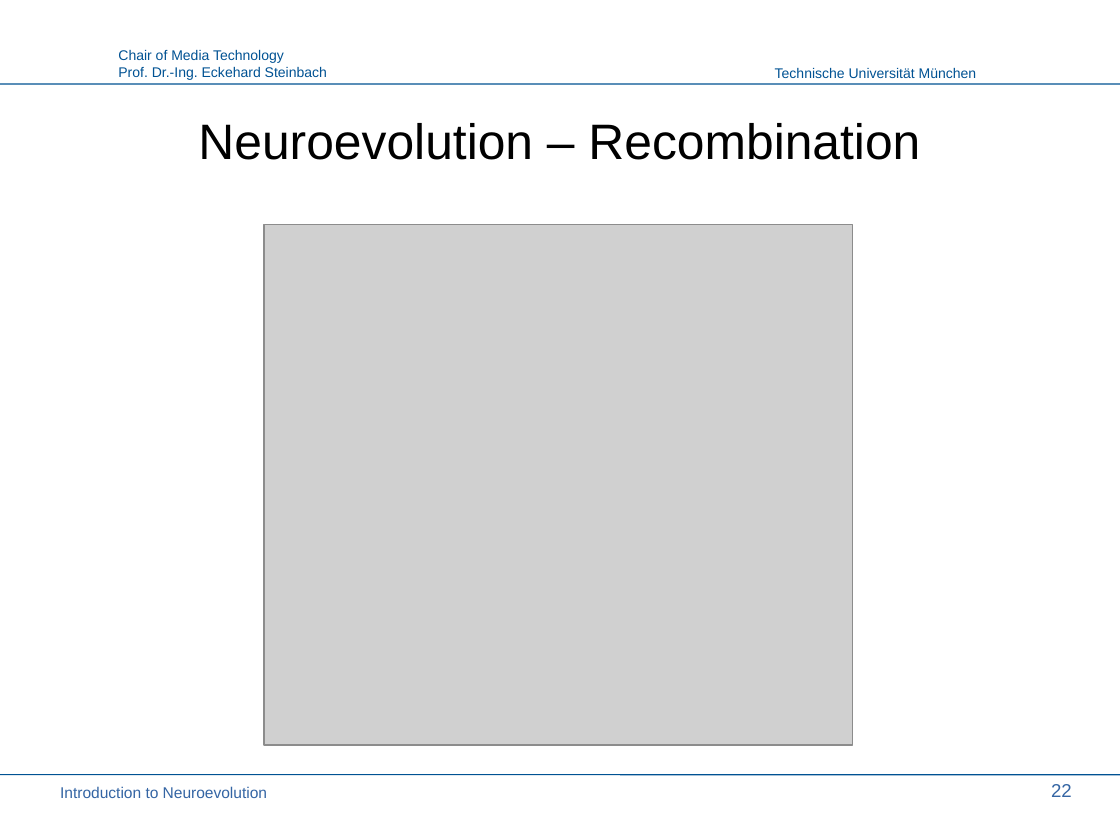
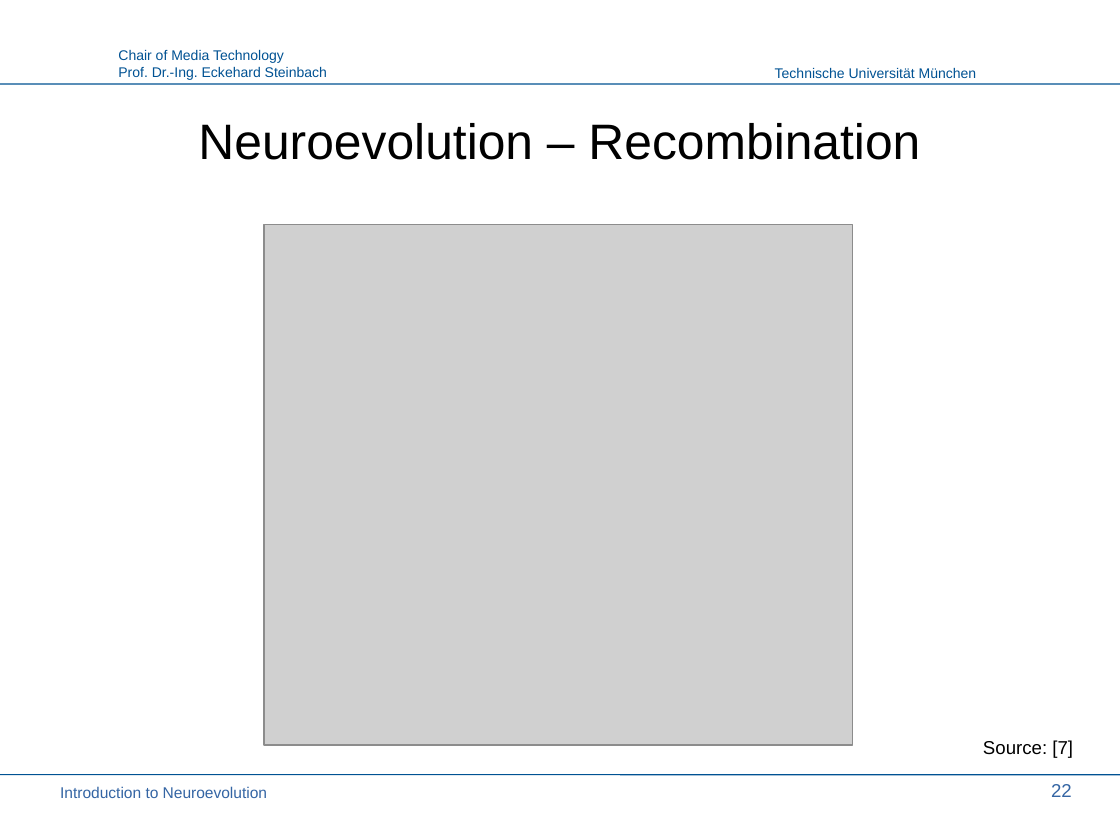
Before and after one commit to PaulPauls/Neuroevolution_of_Augmenting_Topologies_Paper, a slide deck: slide 22 of presentation/neuroevolution_presentation.odp. Drawn at 1120x840 pixels with LibreOffice and Linux fonts; fonts in the diff are those of the drawing; grey boxes stand for pictures; background and template pictures are left out. Boxes give left, top, right and bottom in pixels: in the first picture for what was removed or moved away, otherwise in the second. Text is boxed around its words. In the diff, an @@ line names an element or a change of style, - is before the commit and + after.

```diff
--- a/presentation/neuroevolution_presentation.odp
+++ b/presentation/neuroevolution_presentation.odp
@@ text added at box(983, 740, 1073, 758), 12 pt, text #000000 @@
+Source: [7]
```
Also in this commit, not shown: 5 other slides changed, 3 slides added, 4 other files.
